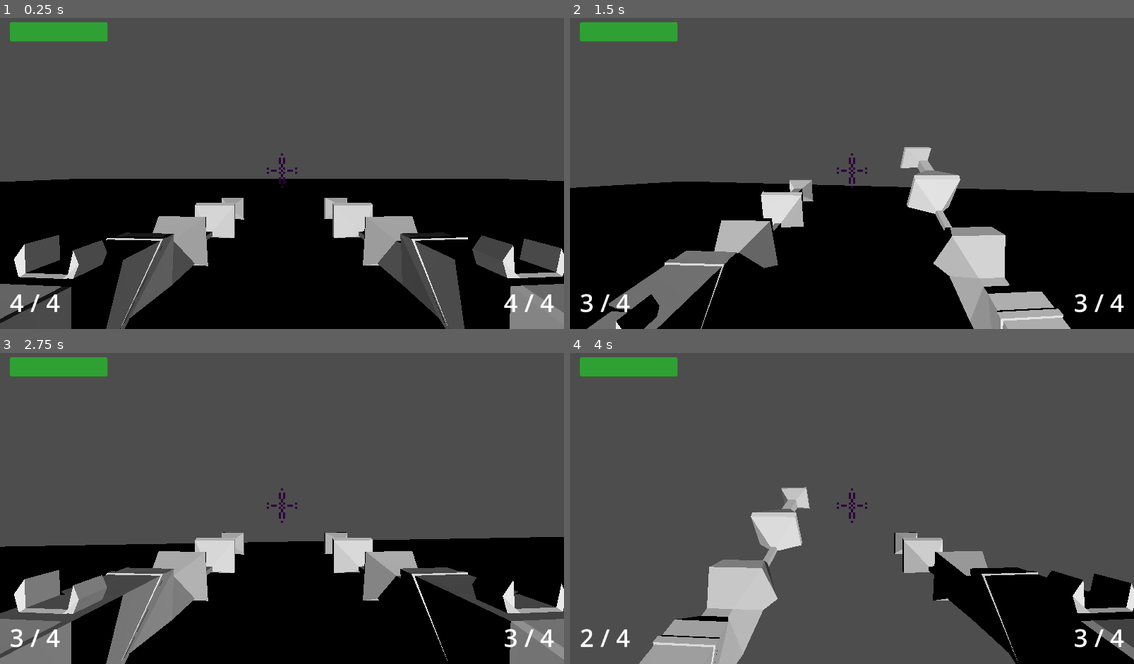
Above: before the commit, frames 1-4 (two rows, left to right).
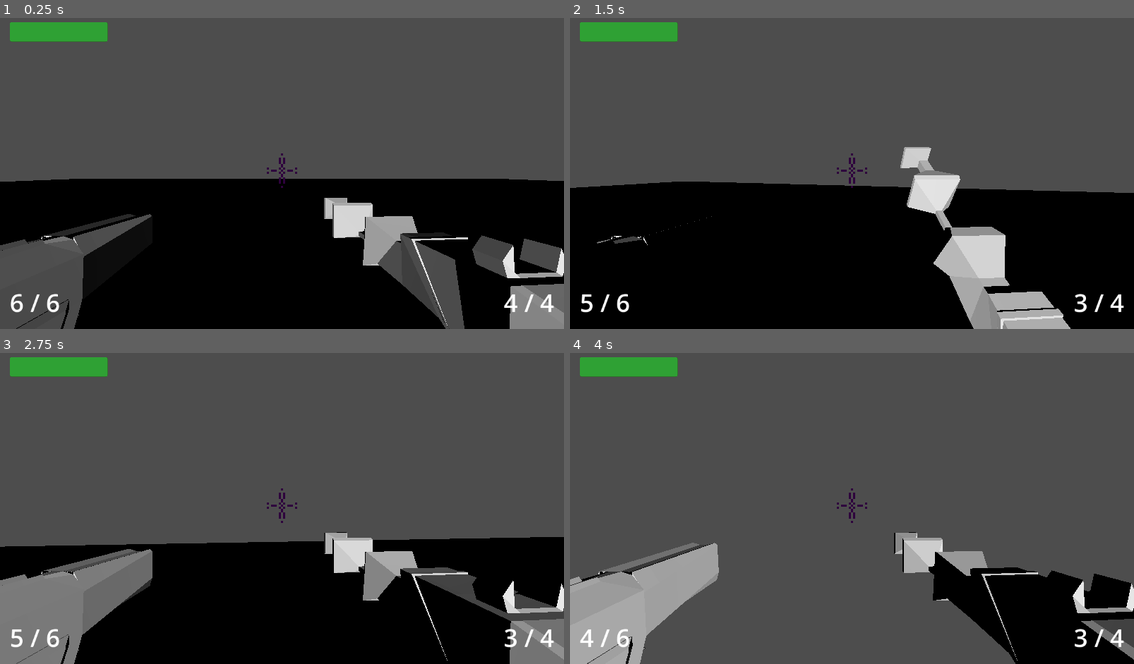
Above: after the commit, the same moments.

Repository: Bubullzz/CodeName-MegaKill
Game: Godot game, scene res://scenes/base.tscn
Same seed, same stepped clock (60 frames per second), same inputs: the game is played once before the commit and once after it.
Inputs (mouse positions are in pixels of both pictures, inside the frame that each line leads up to):
- Up to frame 1 (0.25 s): no input
- Up to frame 2 (1.5 s): tap Enter at 0.5 s; move the mouse to (880, 170) at 0.52 s; hold Up (ui_up) from 0.53 s (still down); click (880, 170) at 0.6 s; tap Space (jump) at 0.77 s; move the mouse to (823, 173) at 1.27 s; right-click (823, 173) at 1.35 s
- Up to frame 3 (2.75 s): keep holding Up (ui_up); tap Space (jump) at 1.52 s; move the mouse to (293, 499) at 2.02 s; hold 0 from 2.03 s (still down)
- Up to frame 4 (4 s): keep holding Up (ui_up); move the mouse to (846, 511) at 2.77 s; release 0 at 2.78 s; tap 1 at 2.85 s; tap Space (jump) at 3.02, 3.77 s; move the mouse to (891, 508) at 3.52 s; click (891, 508) at 3.6 s

The runs differ from the first frame. In frame 1, 7.6% of the frame differs, in the area x 0-44%, y 57-100%; in frame 2, 4.7%; in frame 3, 7.9%; in frame 4, 12%, in the area x 0-43%, y 43-100%.

Commit message:
working revolver too hihihi

Diff:
--- a/scenes/base.tscn
+++ b/scenes/base.tscn
@@ -6,6 +6,7 @@
 [ext_resource type="PackedScene" uid="uid://be3p8r6qjxrih" path="res://scenes/goons_manager.tscn" id="5_xvvcp"]
 [ext_resource type="Script" uid="uid://cl484a8d5fshe" path="res://scripts/goons_manager.gd" id="6_hh5oj"]
 [ext_resource type="PackedScene" uid="uid://bely0j6j6uet2" path="res://scenes/weapons/sniper_rifle.tscn" id="6_xvvcp"]
+[ext_resource type="PackedScene" uid="uid://b2k7ovklwdmjd" path="res://scenes/weapons/revolver.tscn" id="8_vqfsp"]
 
 [sub_resource type="BoxShape3D" id="BoxShape3D_g5ejs"]
 size = Vector3(5000, 1, 5000)
@@ -33,7 +34,7 @@
 
 [node name="Player" parent="." unique_id=278495042 node_paths=PackedStringArray("left_weapon", "right_weapon") instance=ExtResource("2_baglu")]
 transform = Transform3D(1, 0, 0, 0, 1, 0, 0, 0, 1, -1.64392, 0.5, -1.58216)
-left_weapon = NodePath("../SniperRifle2")
+left_weapon = NodePath("../Revolver")
 right_weapon = NodePath("../SniperRifle")
 
 [node name="UI" parent="." unique_id=571154096 instance=ExtResource("4_h5ip5")]
@@ -49,3 +50,5 @@
 
 [node name="SniperRifle" parent="." unique_id=777304911 instance=ExtResource("6_xvvcp")]
 transform = Transform3D(1, 0, 0, 0, 1, 0, 0, 0, 1, 46.75356, 0.5, 30.3146)
+
+[node name="Revolver" parent="." unique_id=59954801 instance=ExtResource("8_vqfsp")]
--- a/scenes/weapons/revolver.tscn
+++ b/scenes/weapons/revolver.tscn
@@ -5,12 +5,17 @@
 [ext_resource type="PackedScene" uid="uid://drkoxyphd2j3k" path="res://scenes/components/recoil_component.tscn" id="2_wvb0v"]
 [ext_resource type="PackedScene" uid="uid://tikrwhllr2l3" path="res://scenes/components/shooting_component.tscn" id="3_wvb0v"]
 [ext_resource type="Script" uid="uid://d2vxojyfquhqf" path="res://scripts/components/weapon_data_component.gd" id="4_6iuvm"]
+[ext_resource type="PackedScene" uid="uid://bp36vjoilxpni" path="res://assets/weapons/pistol.glb" id="6_wvb0v"]
 
 [node name="Revolver" type="Node3D" unique_id=59954801]
 script = ExtResource("1_y8ai0")
 metadata/_custom_type_script = "uid://cnrgngifamh8n"
 
-[node name="RecoilComponent" parent="." unique_id=1977771477 instance=ExtResource("2_wvb0v")]
+[node name="RecoilComponent" parent="." unique_id=1977771477 node_paths=PackedStringArray("pivot") instance=ExtResource("2_wvb0v")]
+max_angle = 0.4
+up_time = 0.1
+down_time = 0.4
+pivot = NodePath("../ModelPivot")
 
 [node name="AmmoComponent" parent="." unique_id=1855024653 node_paths=PackedStringArray("parent_weapon") instance=ExtResource("2_m70vx")]
 max_ammo = 6
@@ -26,3 +31,9 @@
 weapon_name = "Revolver"
 damage = 30
 metadata/_custom_type_script = "uid://d2vxojyfquhqf"
+
+[node name="ModelPivot" type="Node3D" parent="." unique_id=1707824841]
+transform = Transform3D(0.4, 0, 0, 0, 0.4, 0, 0, 0, 0.4, 0, 0, -0.35827613)
+
+[node name="pistol" parent="ModelPivot" unique_id=86277631 instance=ExtResource("6_wvb0v")]
+transform = Transform3D(1.3113417e-07, 0, -1, 0, 1, 0, 1, 0, 1.3113417e-07, -0.03197241, 0, -0.052377105)
Binary file added: assets/weapons/pistol.glb
Not shown, added: assets/weapons/pistol.glb.import
